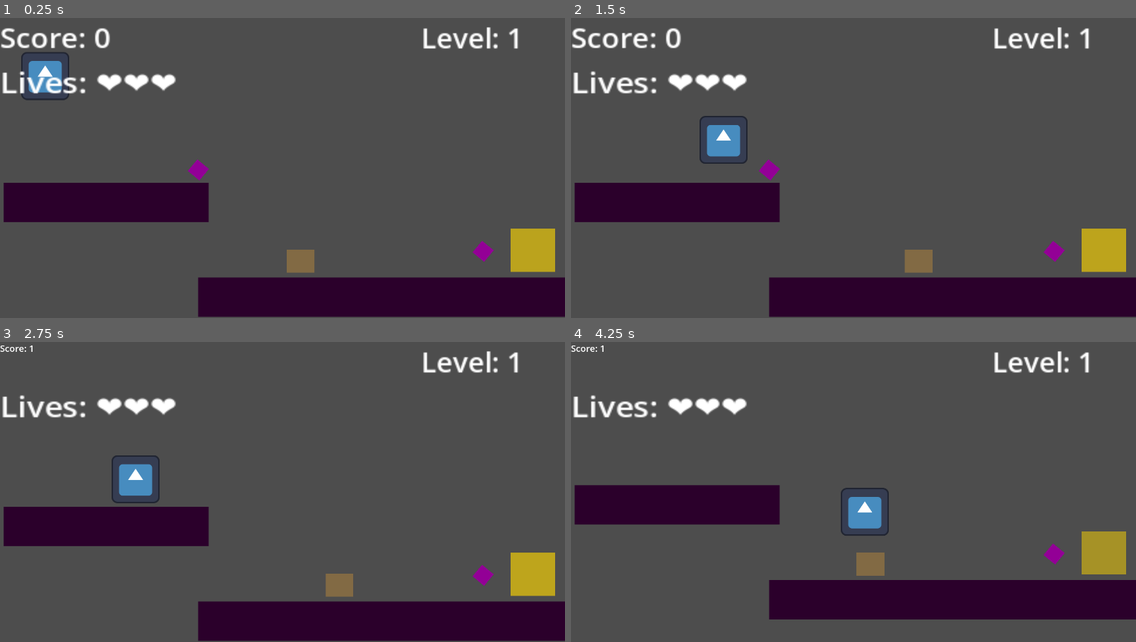
Above: before the commit, frames 1-4 (two rows, left to right).
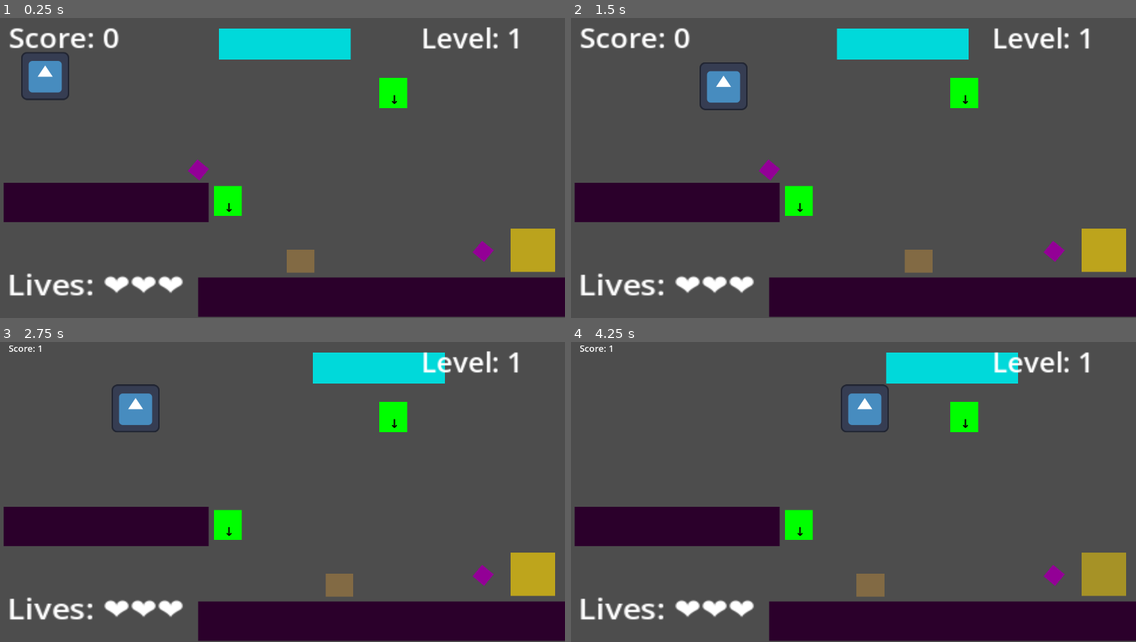
Above: after the commit, the same moments.

Repository: AndrewLILP/Year9Godot-2dPlatformer
Game: Godot game, scene res://level_1.tscn
Two runs of this game, one before a commit and one after it. Both use one fixed random seed, a clock stepped at 60 frames per second and the inputs below. Before the commit the project has no main scene; this scene is started directly in both runs. The engine's default icon, where the game draws it, is replaced by a stand-in: a white triangle on a blue panel in a dark square.
Inputs:
- Up to frame 1 (0.25 s): no input
- Up to frame 2 (1.5 s): tap Enter (ui_accept) at 0.5, 0.6, 0.77, 1.07, 1.35 s; hold Right (ui_right) from 0.53 s (still down)
- Up to frame 3 (2.75 s): tap Enter (ui_accept) at 1.52, 1.82, 2.1 s; release Right (ui_right) at 2.03 s; hold Left (ui_left) from 2.03 s (still down)
- Up to frame 4 (4.25 s): release Left (ui_left) at 2.78 s; hold Right (ui_right) from 2.78 s (still down); tap Enter (ui_accept) at 2.85, 3.02, 3.32, 3.6, 3.77, 4.07 s

The runs differ from the first frame. In frame 1, 6.2% of the frame differs, in the area x 0-73%, y 3-93%; in frame 2, 7.6%; in frame 3, 6.8%; in frame 4, 23%, in the area x 0-100%, y 1-100%.

Commit message:
feat: flip gravity and moving platform

Diff:
--- /dev/null
+++ b/SideQuests/gravity_button.gd
@@ -0,0 +1,155 @@
+extends Area2D
+
+# ============================================================================
+# GRAVITY FLIP BUTTON SCRIPT
+# ============================================================================
+# This button toggles the player's gravity between normal and flipped
+# When activated, player falls UPWARD and can walk on the ceiling!
+# ============================================================================
+
+# === PLAYER REFERENCE ===
+# We'll find the player automatically using groups
+var player: CharacterBody2D = null
+
+
+# === GRAVITY STATE ===
+# Tracks whether gravity is currently normal or flipped
+var gravity_flipped: bool = false
+
+
+# === VISUAL REFERENCES ===
+# Cache references to child nodes for quick access
+@onready var button_visual = $ColorRect
+@onready var label = $Label
+
+
+# === COLOR CONSTANTS ===
+# Visual feedback colors for button state
+const COLOR_NORMAL = Color(0, 1, 0)    # Green = normal gravity (down)
+const COLOR_FLIPPED = Color(1, 0, 0)   # Red = flipped gravity (up)
+
+
+# === INITIALIZATION ===
+# Called once when the button is created
+func _ready():
+	print("=== GRAVITY BUTTON INITIALIZED ===")
+
+	# Connect the collision detection signal
+	# When a physics body enters our Area2D, call _on_body_entered
+	body_entered.connect(_on_body_entered)
+	print("✓ Collision signal connected")
+
+	# Find the player node automatically using groups
+	# This searches the entire scene tree for a node in the "player" group
+	player = get_tree().get_first_node_in_group("player")
+
+	# Verify we found the player
+	if player == null:
+		print("⚠️ WARNING: Player not found!")
+		print("SOLUTION: Select Player node → Node tab → Groups → Add 'player'")
+		print("The button won't work until player is in the 'player' group!")
+	else:
+		print("✓ Player found: ", player.name)
+
+		# Check if player has the gravity_multiplier variable
+		if "gravity_multiplier" in player:
+			print("✓ Player has gravity_multiplier variable - ready to flip!")
+		else:
+			print("⚠️ WARNING: Player missing 'gravity_multiplier' variable!")
+			print("SOLUTION: Add 'var gravity_multiplier: float = 1.0' to player.gd")
+
+	# Set initial button appearance (green with down arrow)
+	_update_button_appearance()
+	print("✓ Initial appearance set (green = normal gravity)")
+
+
+# === COLLISION DETECTION ===
+# Called when ANY physics body touches the button
+func _on_body_entered(body):
+	print("Something touched gravity button: ", body.name)
+
+	# Check if it's the player
+	if body == player or "Player" in body.name:
+		print("✅ Player activated gravity button!")
+		_toggle_gravity()
+	else:
+		print("Not the player - ignoring")
+
+
+# === GRAVITY TOGGLE LOGIC ===
+# Switches gravity between normal and flipped states
+func _toggle_gravity():
+	# Safety check: make sure we have a valid player reference
+	if player == null:
+		print("❌ Cannot flip gravity - player not found!")
+		return
+
+	# Flip the state
+	gravity_flipped = !gravity_flipped  # ! means "opposite of"
+
+	# Apply the appropriate gravity based on new state
+	if gravity_flipped:
+		print("🔄 GRAVITY FLIPPED → Player now falls UPWARD!")
+		_apply_flipped_gravity()
+	else:
+		print("🔄 GRAVITY NORMAL → Player now falls DOWNWARD!")
+		_apply_normal_gravity()
+
+	# Update the button's visual appearance
+	_update_button_appearance()
+
+
+# === APPLY FLIPPED GRAVITY ===
+# Makes the player fall UPWARD instead of downward
+func _apply_flipped_gravity():
+	# Method 1: gravity_scale property (Godot 4.3+)
+	# This is built into CharacterBody2D in newer Godot versions
+	if "gravity_scale" in player:
+		player.gravity_scale = -1.0  # Negative = upward gravity
+		print("  ✓ Set gravity_scale to -1.0")
+
+	# Method 2: gravity_multiplier variable (custom implementation)
+	# This is a variable we add to player.gd ourselves
+	# It multiplies get_gravity() to flip its direction
+	if "gravity_multiplier" in player:
+		player.gravity_multiplier = -1.0  # Negative = upward
+		print("  ✓ Set gravity_multiplier to -1.0")
+
+	# Debug confirmation
+	print("  Player will now fall toward ceiling!")
+	print("  Jump direction also reversed!")
+
+
+# === APPLY NORMAL GRAVITY ===
+# Restores normal downward gravity
+func _apply_normal_gravity():
+	# Restore gravity_scale to normal
+	if "gravity_scale" in player:
+		player.gravity_scale = 1.0  # Positive = downward gravity
+		print("  ✓ Set gravity_scale to 1.0")
+
+	# Restore gravity_multiplier to normal
+	if "gravity_multiplier" in player:
+		player.gravity_multiplier = 1.0  # Positive = downward
+		print("  ✓ Set gravity_multiplier to 1.0")
+
+	# Debug confirmation
+	print("  Player will now fall toward floor!")
+	print("  Jump direction restored to normal!")
+
+
+# === UPDATE BUTTON VISUALS ===
+# Changes button color and arrow based on current gravity state
+func _update_button_appearance():
+	if gravity_flipped:
+		# Flipped state: RED button with UP arrow
+		button_visual.color = COLOR_FLIPPED
+		if label:
+			label.text = "↑"  # Up arrow
+		print("  Button appearance: 🔴 RED ↑")
+	else:
+		# Normal state: GREEN button with DOWN arrow
+		button_visual.color = COLOR_NORMAL
+		if label:
+			label.text = "↓"  # Down arrow
+		print("  Button appearance: 🟢 GREEN ↓")
--- /dev/null
+++ b/SideQuests/gravity_button.tscn
@@ -0,0 +1,30 @@
+[gd_scene load_steps=3 format=3 uid="uid://cyflqhx16ijuc"]
+
+[ext_resource type="Script" uid="uid://c4fuhtd7cn54" path="res://SideQuests/gravity_button.gd" id="1_jvm0b"]
+
+[sub_resource type="RectangleShape2D" id="RectangleShape2D_nri0l"]
+size = Vector2(25, 26.404497)
+
+[node name="GravityButton" type="Area2D"]
+script = ExtResource("1_jvm0b")
+
+[node name="CollisionShape2D" type="CollisionShape2D" parent="."]
+position = Vector2(3.0000005, 9)
+scale = Vector2(3.6, 3.56)
+shape = SubResource("RectangleShape2D_nri0l")
+
+[node name="ColorRect" type="ColorRect" parent="."]
+offset_left = -35.0
+offset_top = -34.0
+offset_right = 5.0
+offset_bottom = 6.0
+scale = Vector2(1.8399999, 2)
+color = Color(0.44587672, 0.8744921, 0.33437306, 1)
+
+[node name="Label" type="Label" parent="."]
+offset_left = -8.0
+offset_right = 32.0
+offset_bottom = 45.0
+theme_override_colors/font_color = Color(0.023860617, 0.023544287, 1.504086e-09, 1)
+theme_override_font_sizes/font_size = 32
+text = "↓"
--- /dev/null
+++ b/SideQuests/moving_platform_animatable_body_2d.gd
@@ -0,0 +1,82 @@
+extends AnimatableBody2D
+
+# === EXPORTED CONFIGURATION ===
+@export var speed: float = 100.0
+@export var pause_duration: float = 1.0
+@export var auto_start: bool = true
+
+# === INTERNAL VARIABLES ===
+var start_pos: Vector2  # Where the platform starts (its initial position)
+var end_pos: Vector2    # Where the platform moves to
+var is_moving: bool = false
+
+func _ready():
+	# CRITICAL: Enable physics synchronization
+	sync_to_physics = true
+
+	# The start position is WHERE YOU PLACED THE PLATFORM in the level editor
+	# Plus the StartPoint marker offset (which should be 0,0)
+	start_pos = global_position + $StartPoint.position
+
+	# The end position is the start position plus the EndPoint offset
+	end_pos = global_position + $EndPoint.position
+
+	# Platform is already at correct position - don't move it!
+
+	# Debug output
+	print("=== MOVING PLATFORM INITIALIZED ===")
+	print("Current Position: ", global_position)
+	print("Will move FROM: ", start_pos)
+	print("Will move TO: ", end_pos)
+	print("Distance: ", start_pos.distance_to(end_pos), " pixels")
+	print("Speed: ", speed, " px/s")
+
+	if auto_start:
+		_start_moving()
+
+func _start_moving():
+	if is_moving:
+		return
+	is_moving = true
+	print("🚀 Platform movement started!")
+	_move_loop()
+
+func _move_loop():
+	while is_moving:
+		# Move to end position
+		print("Moving to END position...")
+		await _move_to_position(end_pos)
+		print("✓ Reached END position")
+
+		# Pause at end
+		if pause_duration > 0:
+			await get_tree().create_timer(pause_duration).timeout
+
+		# Move back to start position
+		print("Moving to START position...")
+		await _move_to_position(start_pos)
+		print("✓ Reached START position")
+
+		# Pause at start
+		if pause_duration > 0:
+			await get_tree().create_timer(pause_duration).timeout
+
+func _move_to_position(target_pos: Vector2):
+	var distance = global_position.distance_to(target_pos)
+	var duration = distance / speed
+
+	var tween = create_tween()
+	tween.set_trans(Tween.TRANS_LINEAR)
+	tween.set_ease(Tween.EASE_IN_OUT)
+
+	# Use global_position for movement
+	tween.tween_property(self, "global_position", target_pos, duration)
+
+	await tween.finished
+
+func stop_moving():
+	is_moving = false
+	print("🛑 Platform stopped")
+
+func resume_moving():
+	_start_moving()
--- /dev/null
+++ b/SideQuests/moving_platform_animatable_body_2d.tscn
@@ -0,0 +1,28 @@
+[gd_scene load_steps=3 format=3 uid="uid://mskduxvueh8x"]
+
+[ext_resource type="Script" uid="uid://dtqfkk86hmxs0" path="res://SideQuests/moving_platform_animatable_body_2d.gd" id="1_aew2w"]
+
+[sub_resource type="RectangleShape2D" id="RectangleShape2D_yk15u"]
+size = Vector2(349, 86)
+
+[node name="MovingPlatformAnimatableBody2D" type="AnimatableBody2D"]
+position = Vector2(552, 0)
+collision_layer = 8
+collision_mask = 0
+script = ExtResource("1_aew2w")
+
+[node name="CollisionShape2D" type="CollisionShape2D" parent="."]
+position = Vector2(164.5, 33)
+shape = SubResource("RectangleShape2D_yk15u")
+
+[node name="ColorRect" type="ColorRect" parent="."]
+offset_left = -11.0
+offset_top = -7.0
+offset_right = 339.0
+offset_bottom = 76.0
+color = Color(0, 0.85124075, 0.8531043, 1)
+
+[node name="StartPoint" type="Marker2D" parent="."]
+
+[node name="EndPoint" type="Marker2D" parent="."]
+position = Vector2(300, 0)
--- a/character.gd
+++ b/character.gd
@@ -11,6 +11,7 @@
 
 # Movement
 var facing_direction: int = 1  # 1 = right, -1 = left
+var gravity_multiplier: float = 1.0
 
 # === INITIALIZATION ===
 func _ready():
@@ -22,7 +23,7 @@
 # Apply gravity to character
 func apply_gravity(delta: float) -> void:
 	if not is_on_floor():
-		velocity += get_gravity() * delta
+		velocity += get_gravity() * delta * gravity_multiplier
 
 # Execute movement physics
 func apply_movement() -> void:
--- a/hud.tscn
+++ b/hud.tscn
@@ -6,19 +6,22 @@
 script = ExtResource("1_37p78")
 
 [node name="ScoreLabel" type="Label" parent="."]
-offset_right = 40.0
-offset_bottom = 23.0
+offset_left = 23.000002
+offset_right = 114.0
+offset_bottom = 34.0
 scale = Vector2(3.2400002, 3.08)
 theme_override_font_sizes/font_size = 24
 text = "Score: 0"
 
 [node name="LivesLabel" type="Label" parent="."]
-offset_top = 117.0
-offset_right = 85.0
-offset_bottom = 151.0
+offset_left = 19.000244
+offset_top = 656.0
+offset_right = 104.000244
+offset_bottom = 690.0
 scale = Vector2(3.5849252, 3.2183678)
 theme_override_font_sizes/font_size = 24
 text = "Lives: 3"
+vertical_alignment = 2
 
 [node name="LevelLabel" type="Label" parent="."]
 offset_left = 1118.0
--- a/level_1.tscn
+++ b/level_1.tscn
@@ -6,10 +6,12 @@
 [ext_resource type="PackedScene" uid="uid://cdvumpmkcd5gk" path="res://enemy.tscn" id="6_5hph3"]
 [ext_resource type="PackedScene" uid="uid://rtbc3538ywbe" path="res://hud.tscn" id="6_bjebc"]
 [ext_resource type="PackedScene" uid="uid://hgsb60p1hgs1" path="res://goal_box.tscn" id="6_j7kpp"]
+[ext_resource type="PackedScene" uid="uid://mskduxvueh8x" path="res://SideQuests/moving_platform_animatable_body_2d.tscn" id="7_j7kpp"]
+[ext_resource type="PackedScene" uid="uid://cyflqhx16ijuc" path="res://SideQuests/gravity_button.tscn" id="8_bjebc"]
 
 [node name="Level_1" type="Node2D"]
 
-[node name="Player" parent="." instance=ExtResource("5_5hph3")]
+[node name="Player" parent="." groups=["player"] instance=ExtResource("5_5hph3")]
 position = Vector2(62, 63)
 
 [node name="Platform" parent="." instance=ExtResource("1_3hls8")]
@@ -32,3 +34,12 @@
 
 [node name="Coin2" parent="." instance=ExtResource("5_rka8t")]
 position = Vector2(1270, 614)
+
+[node name="MovingPlatformAnimatableBody2D" parent="." instance=ExtResource("7_j7kpp")]
+position = Vector2(560, 25)
+
+[node name="GravityButton" parent="." instance=ExtResource("8_bjebc")]
+position = Vector2(593, 472)
+
+[node name="GravityButton2" parent="." instance=ExtResource("8_bjebc")]
+position = Vector2(1032, 184)
--- a/player.gd
+++ b/player.gd
@@ -5,7 +5,14 @@
 
 # === PLAYER CONSTANTS ===
 const SPEED = 300.0
-const JUMP_VELOCITY = -400.0
+const JUMP_VELOCITY = -600.0
+
+# === GRAVITY MULTIPLIER ===
+# Allows external scripts (like gravity button) to flip gravity direction
+# 1.0 = normal downward gravity
+# -1.0 = flipped upward gravity
+# This variable is modified by the GravityButton script
+#var gravity_multiplier: float = 1.0
 
 # === INITIALIZATION ===
 func _ready():
@@ -37,7 +44,7 @@
 
 	# --- ★ JUMP (player-specific) ---
 	if Input.is_action_just_pressed("ui_accept") and is_on_floor():
-		velocity.y = JUMP_VELOCITY
+		velocity.y = JUMP_VELOCITY * gravity_multiplier
 		print("🦘 Jump!")
 
 	# --- MOVEMENT INPUT (player-specific) ---
--- a/project.godot
+++ b/project.godot
@@ -11,6 +11,7 @@
 [application]
 
 config/name="Year92DPwVersionControl"
+run/main_scene="uid://mskduxvueh8x"
 config/features=PackedStringArray("4.5", "GL Compatibility")
 config/icon="res://icon.svg"
 
Not shown, added: SideQuests/gravity_button.gd.uid
Not shown, added: SideQuests/moving_platform_animatable_body_2d.gd.uid
Not shown: 1 places in level_1.tscn that only renumber resources
Not shown, added: LessonGuides/side_quest_2_gravity_platforms.md
